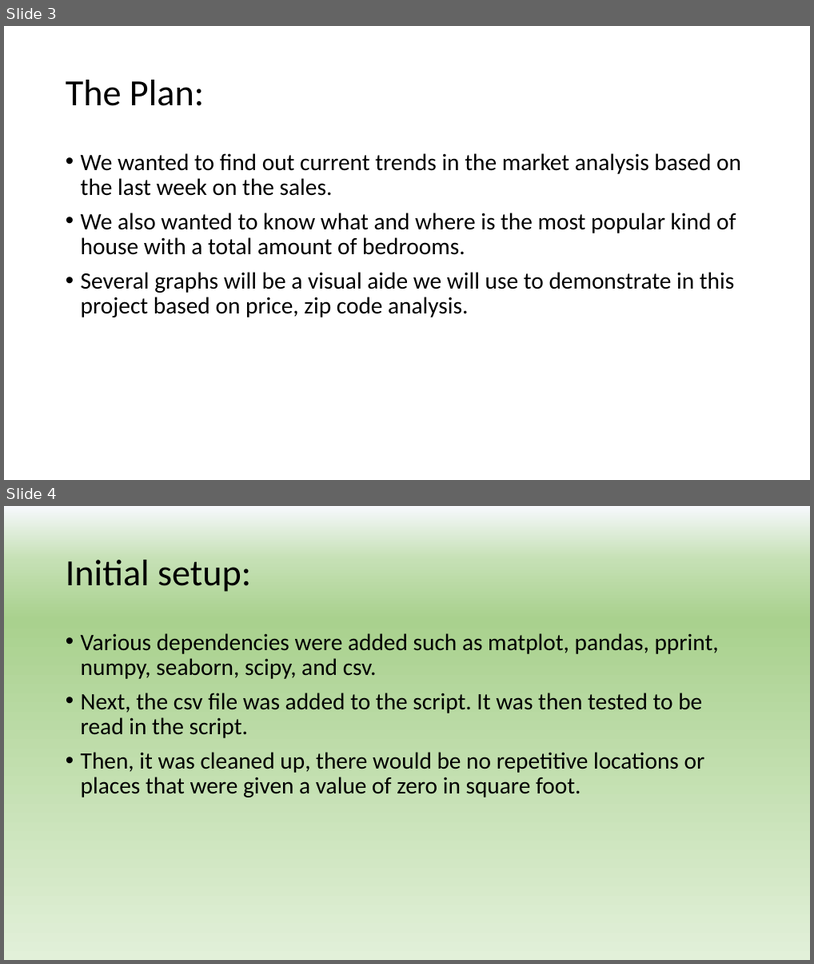
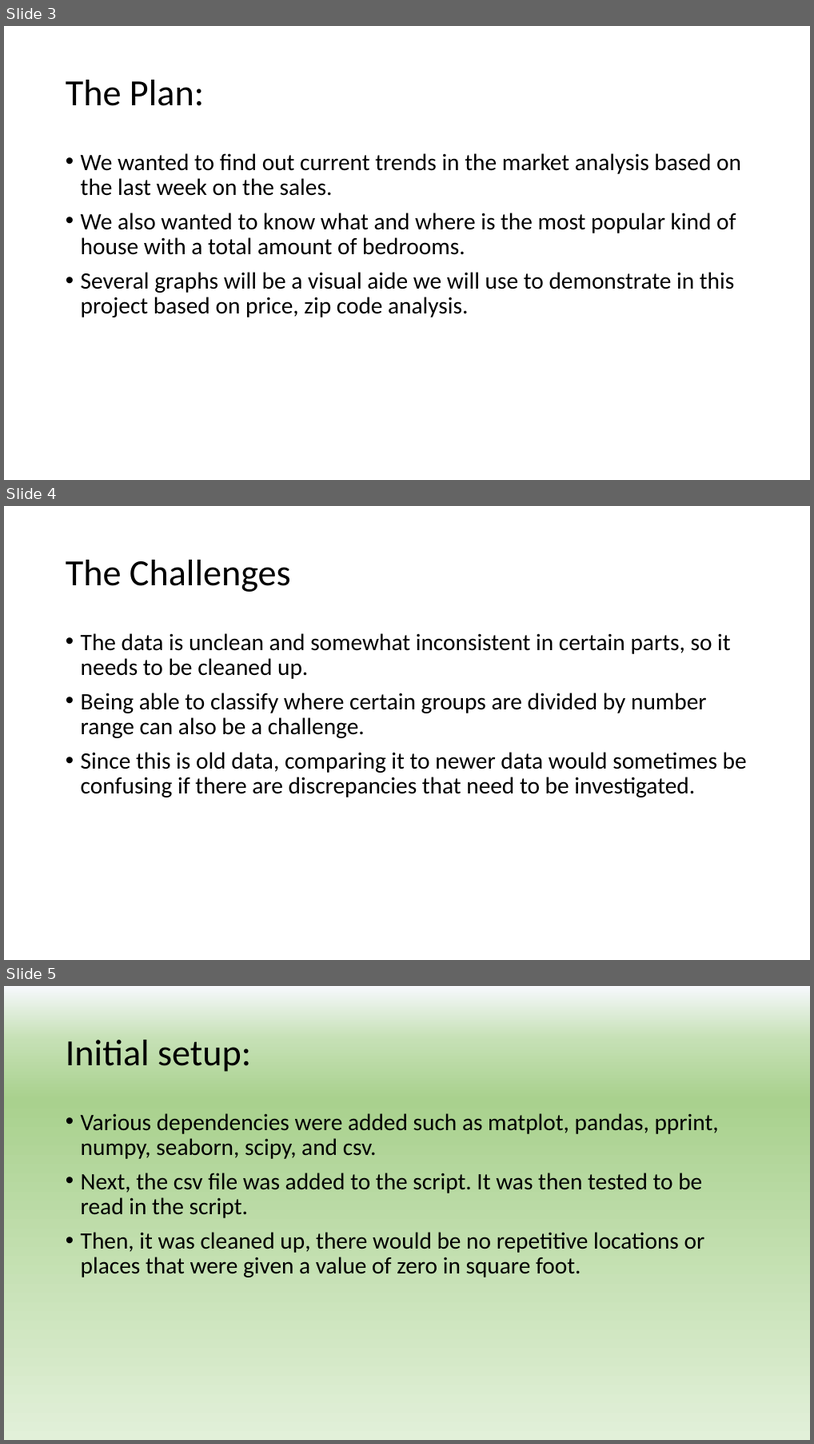
Before and after one commit to scavazos4/Project_One, a slide deck: Sacramento Real Estate.pptx. Shown one above the other, each under a label of ours: slides 3 and 4 before the commit, slides 3, 4 and 5 after it. The pictures are 814x964 and 814x1444 pixels, drawn with LibreOffice and Linux fonts; fonts in the diff are those of the drawing; background and template pictures are left out. Boxes give left, top, right and bottom in pixels: in the first picture for what was removed or moved away, otherwise in the second. Text is boxed around its words. In the diff, an @@ line names an element or a change of style, - is before the commit and + after.

```diff
--- a/Sacramento Real Estate.pptx
+++ b/Sacramento Real Estate.pptx
@@ slide 4 added at (4,506,810,960), background picture (left out) @@
@@ title added at (66,560,291,592), 44 pt, text #000000 @@
+The Challenges
@@ text added at (81,633,747,797), 28 pt, text #000000 @@
+• The data is unclean and somewhat inconsistent in certain parts, so it needs to be cleaned up.
+• Being able to classify where certain groups are divided by number range can also be a challenge.
+• Since this is old data, comparing it to newer data would sometimes be confusing if there are discrepancies that need to be investigated.
@@ what was slide 4 is now slide 5 @@
```
Also in this commit, not shown: 2 slides changed, 2 other slides added, 1 slide removed.
